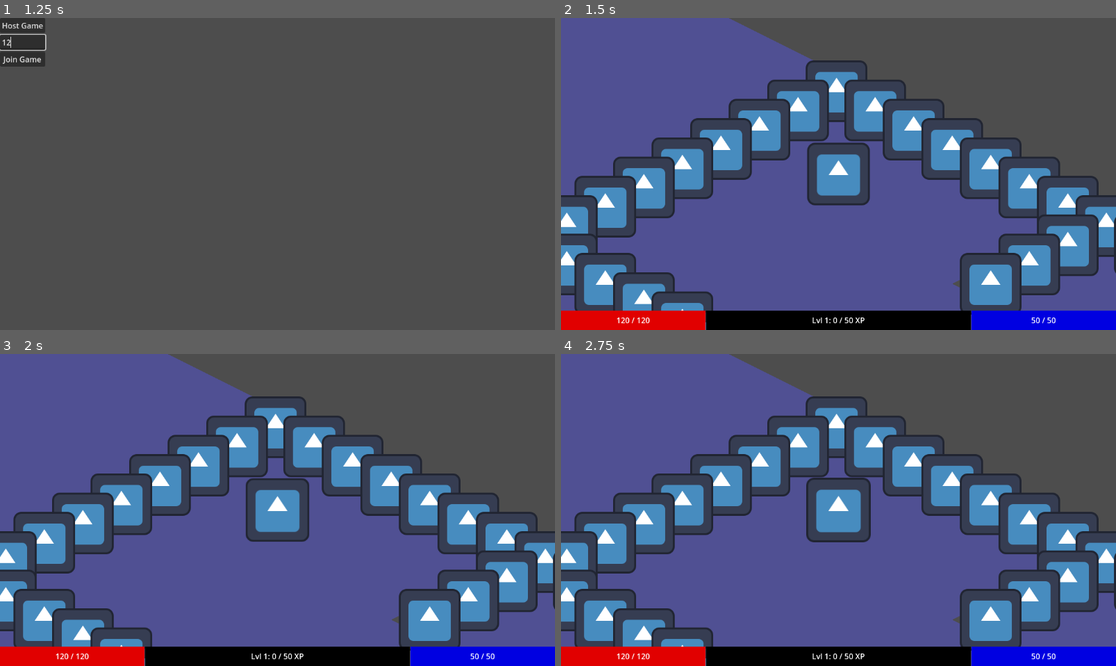
Above: before the commit, frames 1-4 (two rows, left to right).
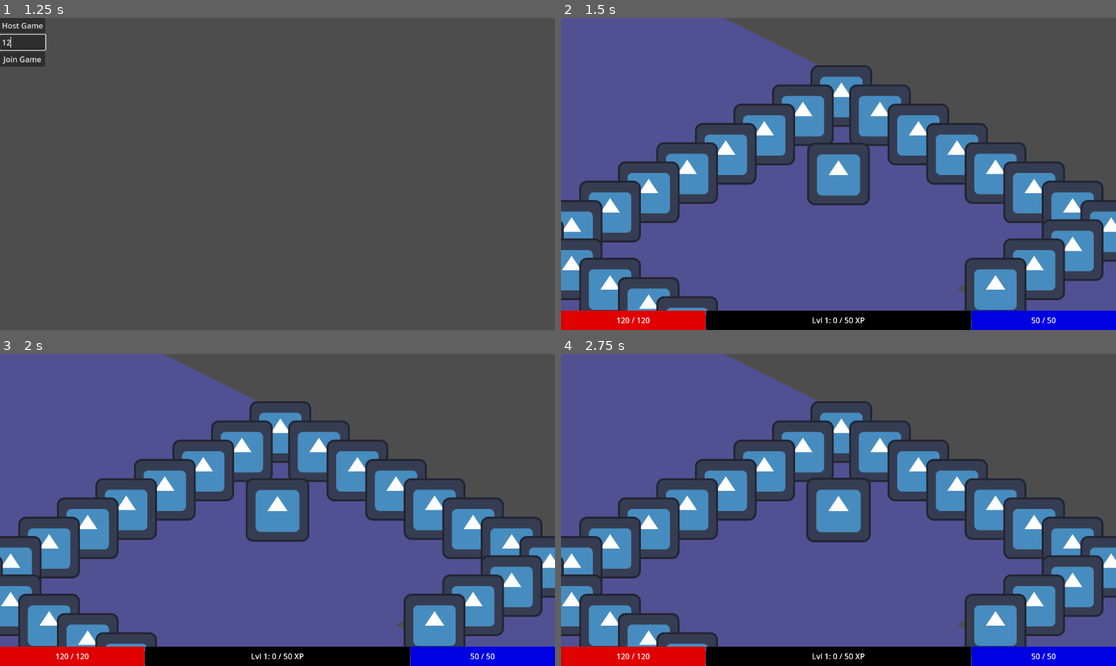
Above: after the commit, the same moments.

Repository: PietPadda/Godot_2D_ARPG
Game: Godot game, scene res://scenes/ui/main_menu.tscn
Same seed, same stepped clock (60 frames per second), same inputs: the game is played once before the commit and once after it. The engine's default icon, where the game draws it, is replaced by a stand-in: a white triangle on a blue panel in a dark square.
Inputs (mouse positions are in pixels of both pictures, inside the frame that each line leads up to):
- Up to frame 1 (1.25 s): click (22, 42) at 0.52 s; type "12" at 0.6 s
- Up to frame 2 (1.5 s): click "Host Game" at 1.25 s
- Up to frame 3 (2 s): no input
- Up to frame 4 (2.75 s): tap Enter at 2 s; move the mouse to (960, 494) at 2.02 s; hold E (interact) from 2.03 s (still down); click (960, 494) at 2.17 s

Frame 1 is identical in both runs. In frame 2, 18% of the frame differs, in the area x 0-100%, y 0-100%; in frame 3, 18%; in frame 4, 18%.

Commit message:
fix(ai): correct chase state logic to prevent stacking

Diff:
--- a/scenes/levels/main.tscn
+++ b/scenes/levels/main.tscn
@@ -14,7 +14,6 @@
 [node name="HUD" parent="." instance=ExtResource("4_j4d2a")]
 
 [node name="TileMapLayer" type="TileMapLayer" parent="."]
-position = Vector2(-10, -10)
 tile_map_data = PackedByteArray("AAD7//n/AAAAAAAAAAD7//v/AAAAAAAAAAD7//3/AAAAAAAAAAD7////AAAAAAAAAAD7/wEAAAAAAAAAAAD7/w …(5408 unchanged characters)…
 tile_set = ExtResource("5_u81e1")
 
@@ -51,13 +50,13 @@
 [node name="EnemySpawnPoints" type="Node2D" parent="."]
 
 [node name="EnemySpawnPoint1" type="Marker2D" parent="EnemySpawnPoints"]
-position = Vector2(-144, 446)
+position = Vector2(-80, 360)
 
 [node name="EnemySpawnPoint2" type="Marker2D" parent="EnemySpawnPoints"]
-position = Vector2(53, 388)
+position = Vector2(80, 440)
 
 [node name="EnemySpawnPoint3" type="Marker2D" parent="EnemySpawnPoints"]
-position = Vector2(64, 514)
+position = Vector2(80, 520)
 
 [node name="EnemySpawnPoint4" type="Marker2D" parent="EnemySpawnPoints"]
 position = Vector2(-924, 618)
@@ -105,19 +104,19 @@
 position = Vector2(267, 946)
 
 [node name="EnemySpawnPoint19" type="Marker2D" parent="EnemySpawnPoints"]
-position = Vector2(1439, 373)
+position = Vector2(1440, 400)
 
 [node name="EnemySpawnPoint20" type="Marker2D" parent="EnemySpawnPoints"]
-position = Vector2(1550, 472)
+position = Vector2(1600, 440)
 
 [node name="EnemySpawnPoint21" type="Marker2D" parent="EnemySpawnPoints"]
-position = Vector2(1328, 460)
+position = Vector2(1360, 440)
 
 [node name="EnemySpawnPoint22" type="Marker2D" parent="EnemySpawnPoints"]
 position = Vector2(1029, 609)
 
 [node name="EnemySpawnPoint23" type="Marker2D" parent="EnemySpawnPoints"]
-position = Vector2(1031, 772)
+position = Vector2(1040, 760)
 
 [node name="EnemySpawnPoint24" type="Marker2D" parent="EnemySpawnPoints"]
 position = Vector2(651, 744)
@@ -342,7 +341,7 @@
 position = Vector2(-5098, 2)
 
 [node name="EnemySpawnPoint98" type="Marker2D" parent="EnemySpawnPoints"]
-position = Vector2(-4768, -208)
+position = Vector2(-4720, -240)
 
 [node name="EnemySpawnPoint99" type="Marker2D" parent="EnemySpawnPoints"]
 position = Vector2(-4594, -53)
--- a/scripts/core/grid_manager.gd
+++ b/scripts/core/grid_manager.gd
@@ -239,13 +239,6 @@
 
 # --- RPCs ---
 
-# THE FIX: This function is no longer needed and should be removed.
-# @rpc("any_peer", "call_local")
-# func server_release_tile(tile: Vector2i) -> void: # <-- DELETE THIS ENTIRE FUNCTION
-# 	# This RPC is just a secure entry point.
-# 	# The actual logic is in our existing server-side function.
-# 	release_tile(tile)
-
 # When a character spawns, they occupy their starting tile.
 @rpc("any_peer", "call_local")
 func update_character_position(character_path: NodePath, new_position: Vector2i):
--- a/scripts/enemies/states/enemy_chase_state.gd
+++ b/scripts/enemies/states/enemy_chase_state.gd
@@ -3,64 +3,56 @@
 extends EnemyState # Corrected from PlayerState
 
 var target: Node2D
-# We no longer need to track the path or last tile here.
-# var move_path: PackedVector2Array = []
-# var last_target_tile: Vector2i
+var last_target_tile: Vector2i
 
 func enter(msg: Dictionary = {}) -> void:
-	# The 'target' should be passed in the message dictionary when changing to this state.
+	# Use the robust 'msg' dictionary to get the target.
 	if not msg.has("target") or not is_instance_valid(msg["target"]):
-		state_machine.change_state("Idle")
+		state_machine.change_state(States.ENEMY_STATE_NAMES[States.ENEMY.IDLE])
 		return
-
 	target = msg["target"]
 
-	# THE FIX: We connect to 'path_finished'. This is the signal that a complete
-	# single-step move has been executed perfectly.
-	grid_movement_component.path_finished.connect(_on_path_finished)
+	# Connect to 'path_finished' - the correct signal for our single-step system.
+	grid_movement_component.path_finished.connect(_recalculate_path)
 
-	_recalculate_path() # Calculate the initial path to get started.
+	_recalculate_path() # Start the loop.
 
 func exit() -> void:
-	# CRITICAL: Always disconnect signals when a state exits to avoid unwanted behavior.
-	if grid_movement_component.is_connected("path_finished", _on_path_finished):
-		grid_movement_component.waypoint_reached.disconnect(_on_path_finished)
+	# Correctly disconnect the 'path_finished' signal.
+	if grid_movement_component.is_connected("path_finished", _recalculate_path):
+		grid_movement_component.path_finished.disconnect(_recalculate_path)
 
 	grid_movement_component.stop()
 
-# THE FIX: We remove the logic from _physics_process. Decisions should not be made
-# every frame, only after a move is complete.
 func _physics_process(_delta: float) -> void:
-	# We still need to check if our target has disappeared.
+	# We only need to check if our target has disappeared.
 	if not is_instance_valid(target):
-		state_machine.change_state("Idle")
+		state_machine.change_state(States.ENEMY_STATE_NAMES[States.ENEMY.IDLE]) # change state
 		return
 
-# This is now the main driver of our AI loop. It runs AFTER a move is complete.
-func _on_path_finished() -> void:
-	if not is_instance_valid(target):
-		state_machine.change_state("Idle")
-		return
+	# If the enemy gets stuck, this is a fallback to try moving again if the player moves.
+	if not grid_movement_component.is_moving:
+		var current_target_tile = Grid.world_to_map(target.global_position)
+		if current_target_tile != last_target_tile:
+			_recalculate_path()
 
-	# Check for attack range now that we are centered on a tile.
-	var attack_range = stats_component.get_total_stat("range")
-	if owner.global_position.distance_to(target.global_position) <= attack_range:
-		# We are in range, so transition to the Attack state.
-		# We pass the target to the attack state.
-		state_machine.change_state("Attack", { "target": target })
-		return
-
-	# If we're not in attack range, request the next step of the path.
-	_recalculate_path()
-
-# Calculates a new path request.
+# This function is now the complete driver for the AI's chase logic.
 func _recalculate_path() -> void:
-	# Ensure target is still valid before trying to pathfind to it.
 	if not is_instance_valid(target):
 		return
 
+	# THE FIX: Check for attack range HERE, before pathfinding.
+	# This guarantees the check only happens when we are perfectly centered.
+	var distance = owner_node.global_position.distance_to(target.global_position)
+	if distance <= stats_component.get_total_stat("range"):
+		# We're in range, so switch to the Attack state.
+		state_machine.change_state(States.ENEMY_STATE_NAMES[States.ENEMY.ATTACK]) # change state
+		return # Stop here, we don't need to move.
+
+	# If not in range, then proceed with finding the next step.
 	var start = Grid.world_to_map(owner_node.global_position)
 	var end = Grid.world_to_map(target.global_position)
+	last_target_tile = end
 
 	# Enemies also use the new unified request system.
-	Grid.request_path(start, end, owner)
+	Grid.request_path(start, end, owner_node)
